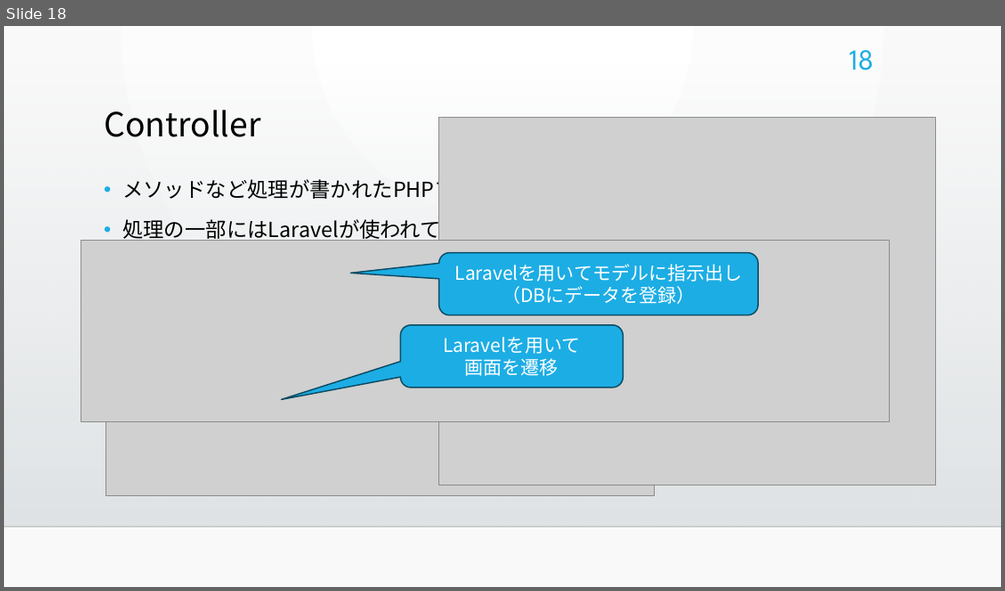
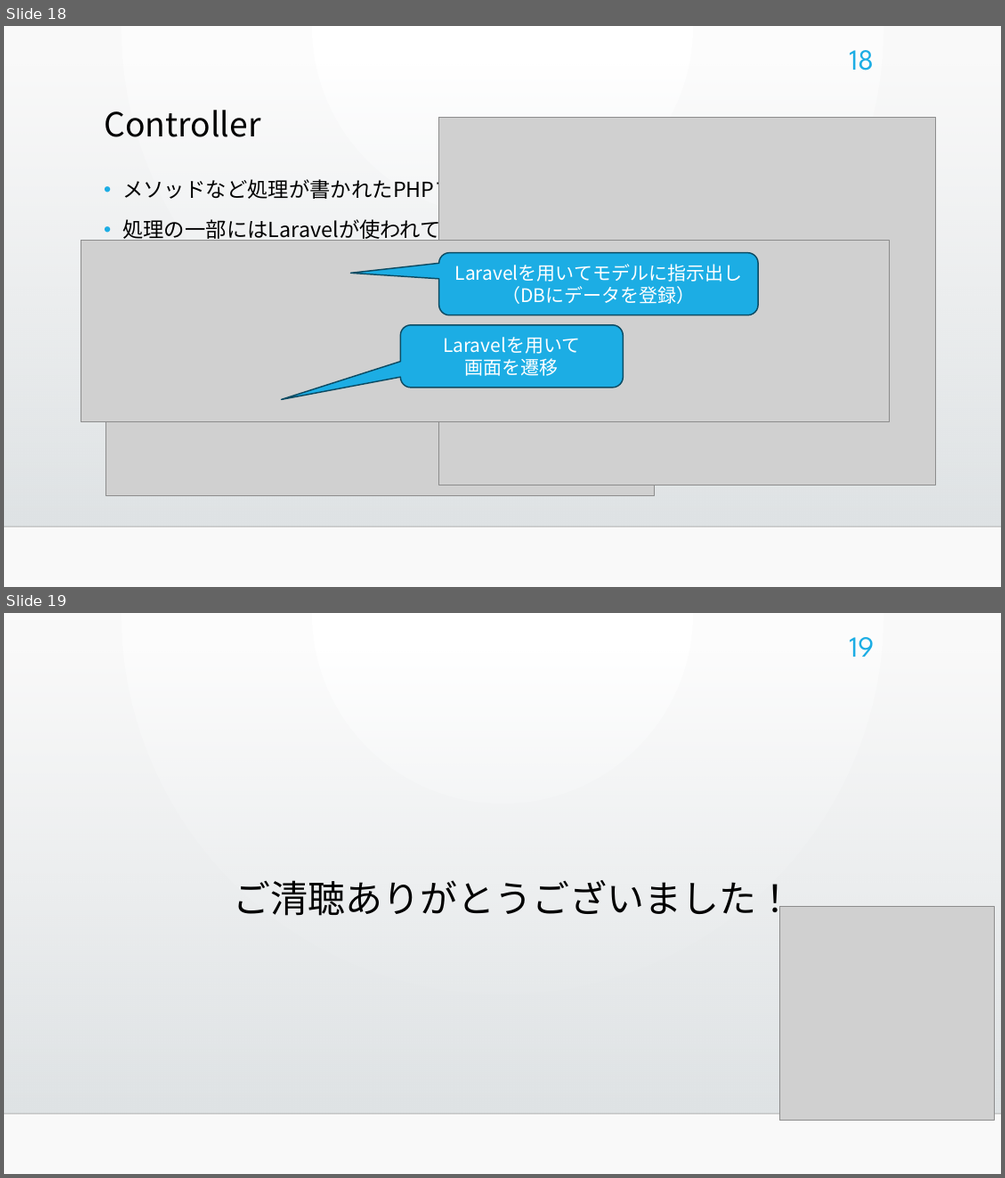
Before and after one commit to bicity2/ICT_GP, a slide deck: 00_参照ファイル/10_管理/書籍管理システム.pptx. Shown one above the other, each under a label of ours: slide 18 before the commit, slides 18 and 19 after it. The pictures are 1005x591 and 1005x1178 pixels, drawn with LibreOffice and Linux fonts; fonts in the diff are those of the drawing; grey boxes stand for pictures; background and template pictures are left out. Boxes give left, top, right and bottom in pixels: in the first picture for what was removed or moved away, otherwise in the second. Text is boxed around its words. In the diff, an @@ line names an element or a change of style, - is before the commit and + after.

```diff
--- a/00_参照ファイル/10_管理/書籍管理システム.pptx
+++ b/00_参照ファイル/10_管理/書籍管理システム.pptx
@@ slide 19 added at <box>4,613,1001,1174</box>, background gradient #FFFFFF to #FAFAFA; not listed: 2 template elements that a slide beside it also shows @@
@@ page number added at <box>849,637,874,657</box>, 28 pt, text #1CADE4 @@
+19
@@ title added at <box>233,880,793,922</box>, 36 pt, text #000000 @@
+ご清聴ありがとうございました！
@@ picture added at <box>780,906,994,1120</box> @@
```
Also in this commit, not shown: 7 slides changed.
